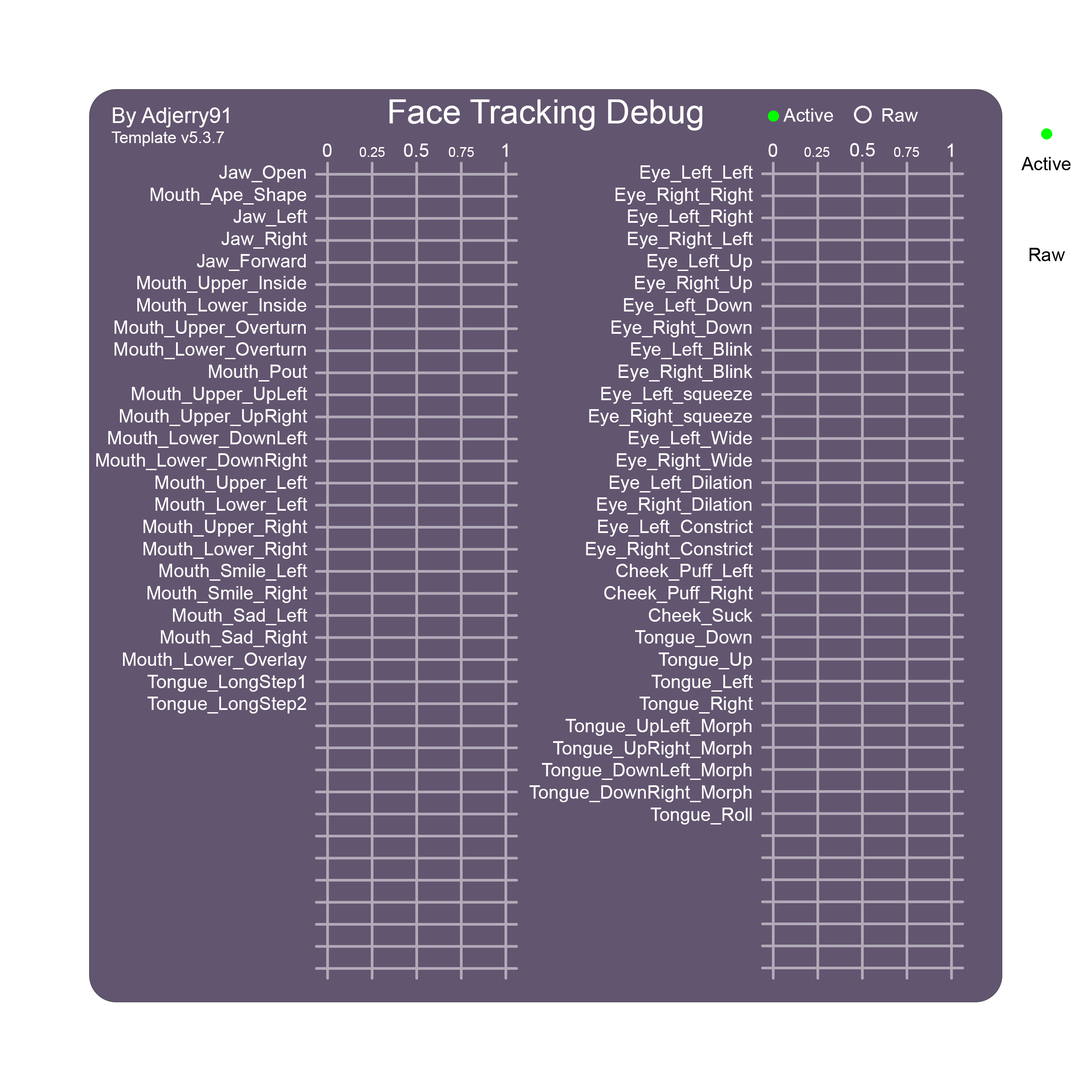
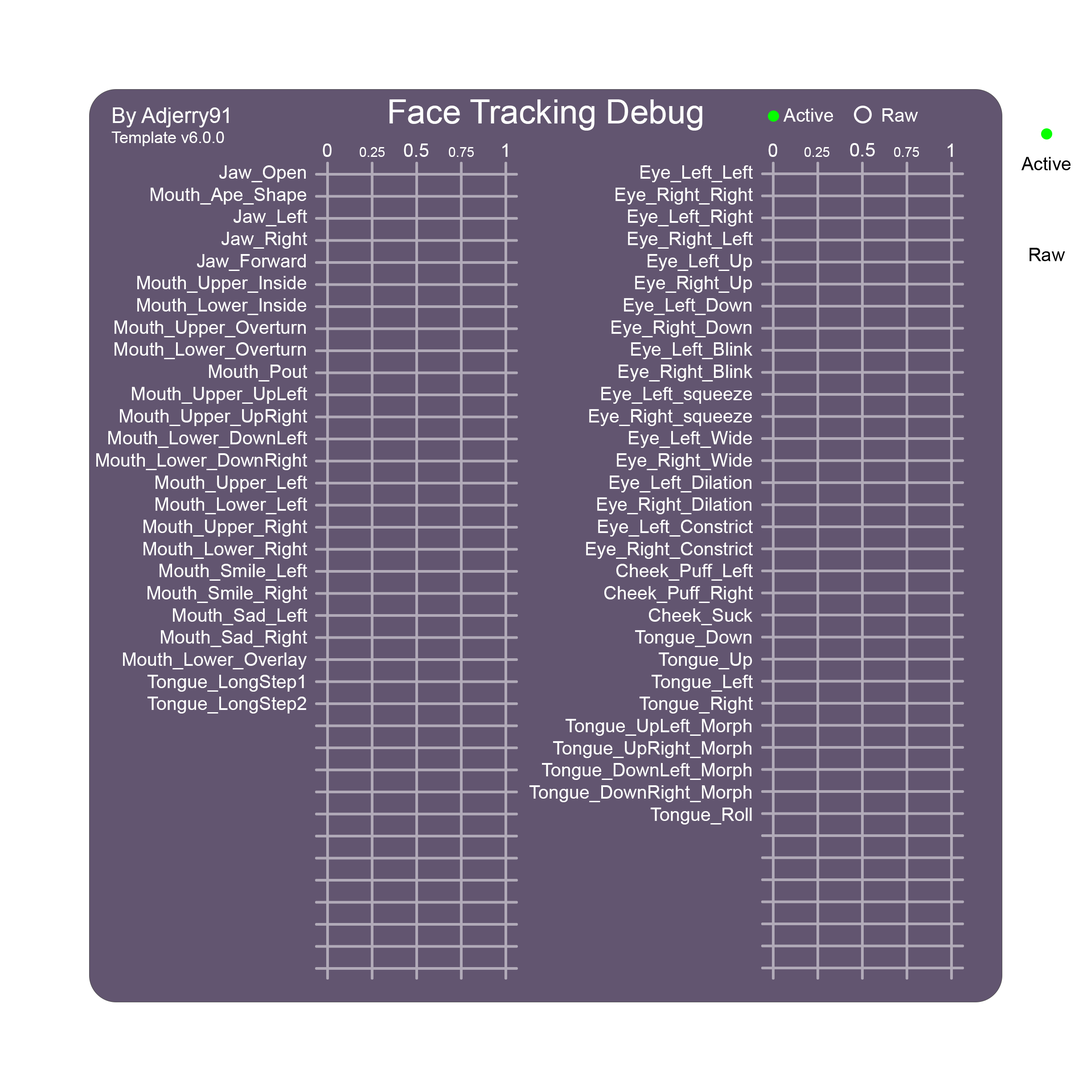
Layered file, before and after one edit (1091×1091). Changes by layer:
painted on "Template Version" over [189, 131, 225, 144]
